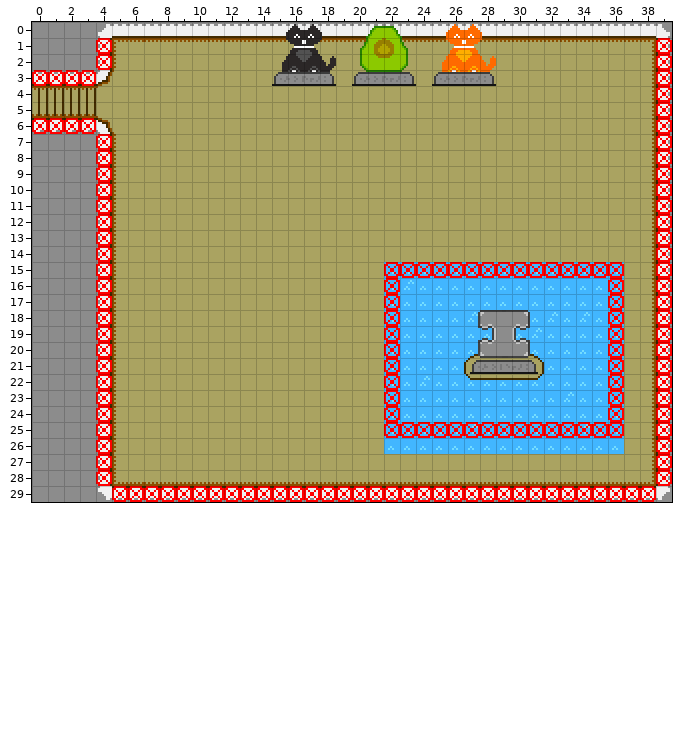
Tiled map (JSON) -- Avocado/data/maps/testing5.json. Above is the file before it was changed.
Cells are 8x8 px. Shown: x 0..39, y 0..29.
Now the later version:
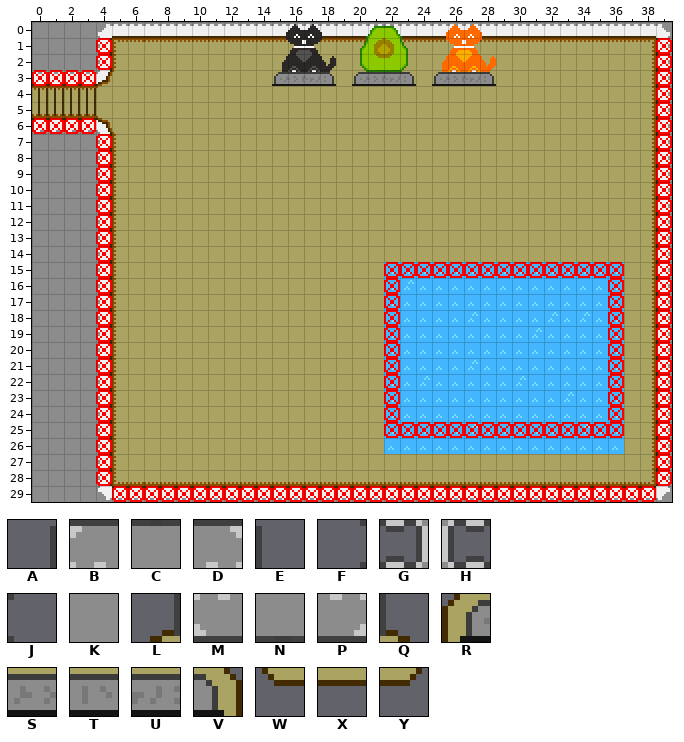
Key: from "spritesheet": A 171, B 172, C 173, D 174, E 175, F 235, G 236, H 238, J 239, K 274, L 299, M 300, N 301, P 302, Q 303, R 363, S 364, T 365, U 366, V 367, W 427, X 428, Y 431.
_ is an empty cell.
Edits made:
{"where": "layer \"foreground\""}
{"y":18,"x":27,"old":"ABCDE","new":"_____"}
{"y":19,"x":27,"old":"FGKHJ","new":"_____"}
{"y":20,"x":27,"old":"LMNPQ","new":"_____"}
{"y":21,"x":27,"old":"RSTUV","new":"_____"}
{"y":22,"x":27,"old":"WXXXY","new":"_____"}
{"label":"removed","picture_box":[464,310,544,380]}
